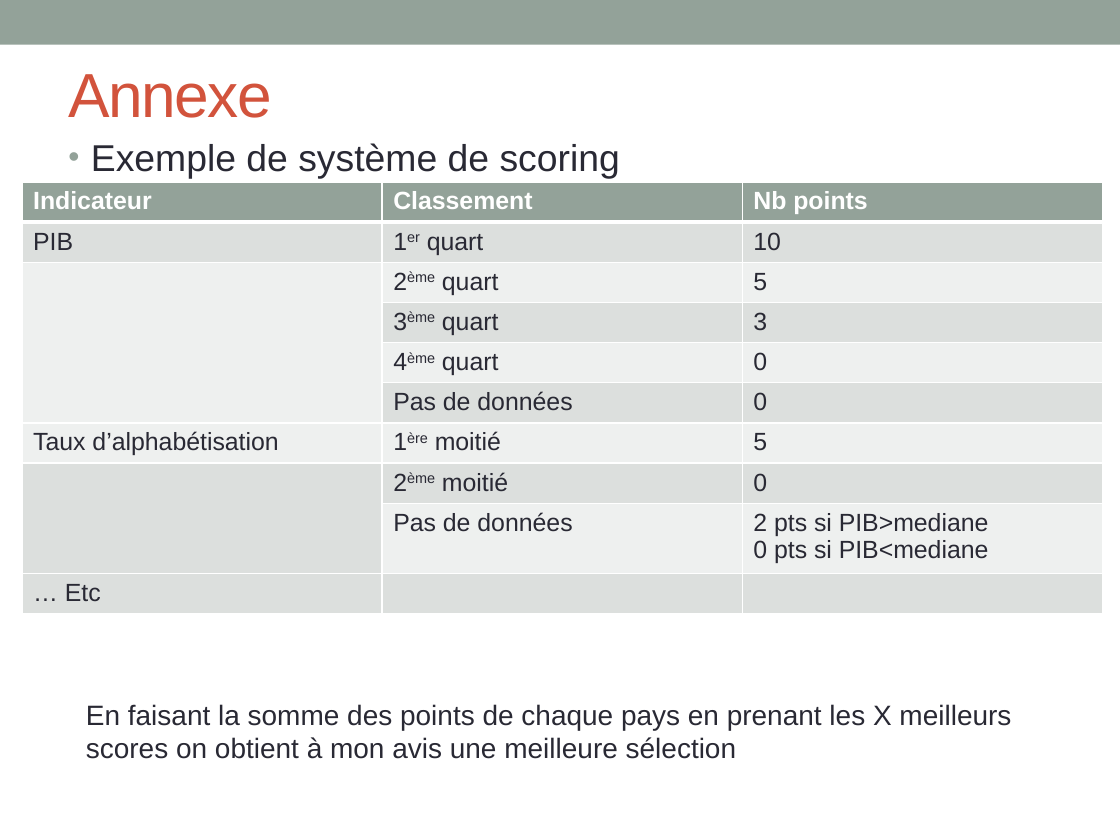
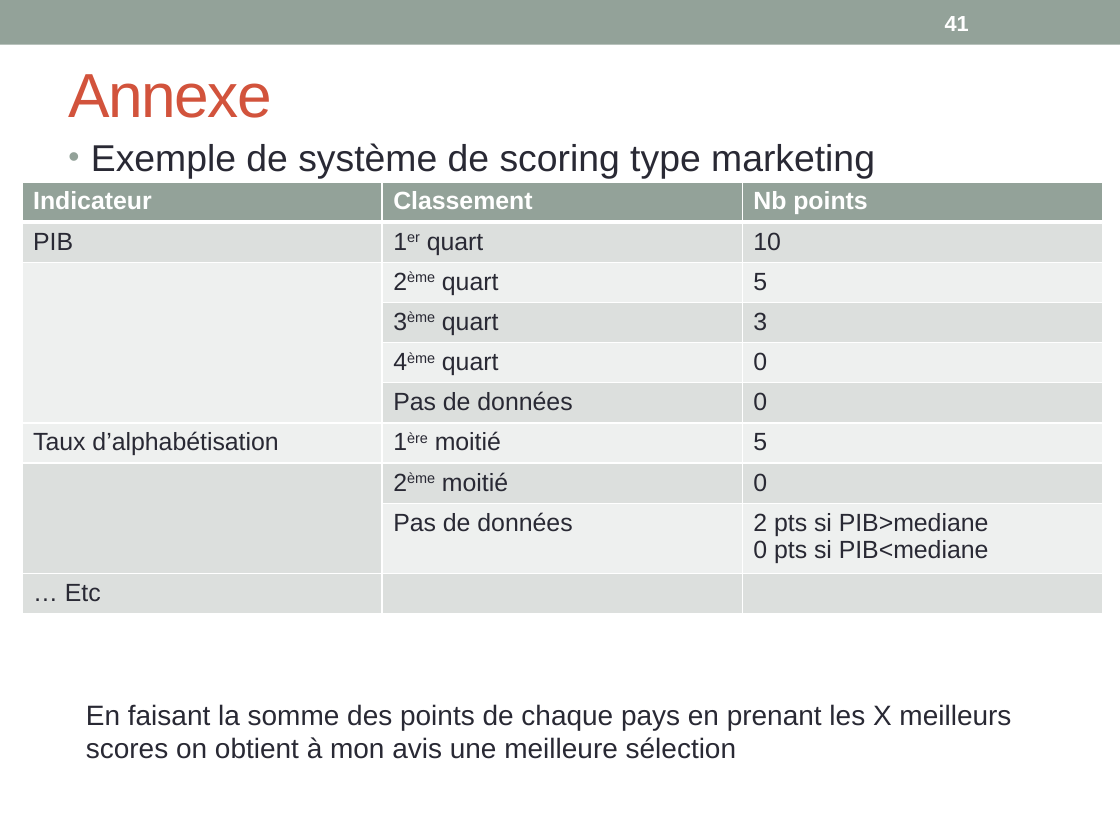
Before and after one commit to khub41/OC_P02, a slide deck: slide 41 of Presentation_P02.pptx (slide 39 before the commit). Drawn at 1120x840 pixels with LibreOffice and Linux fonts; fonts in the diff are those of the drawing. Boxes give left, top, right and bottom in pixels: in the first picture for what was removed or moved away, otherwise in the second. Text is boxed around its words. In the diff, an @@ line names an element or a change of style, - is before the commit and + after.

```diff
--- a/Presentation_P02.pptx
+++ b/Presentation_P02.pptx
@@ page number added at [945,16,969,31], 14 pt, text #FFFFFF, bold @@
+41
@@ text at [91,143,875,179]: text changed @@
-• Exemple de système de scoring
+• Exemple de système de scoring type marketing
```
Also in this commit, not shown: 38 other slides changed, 2 slides added, 1 other file.
